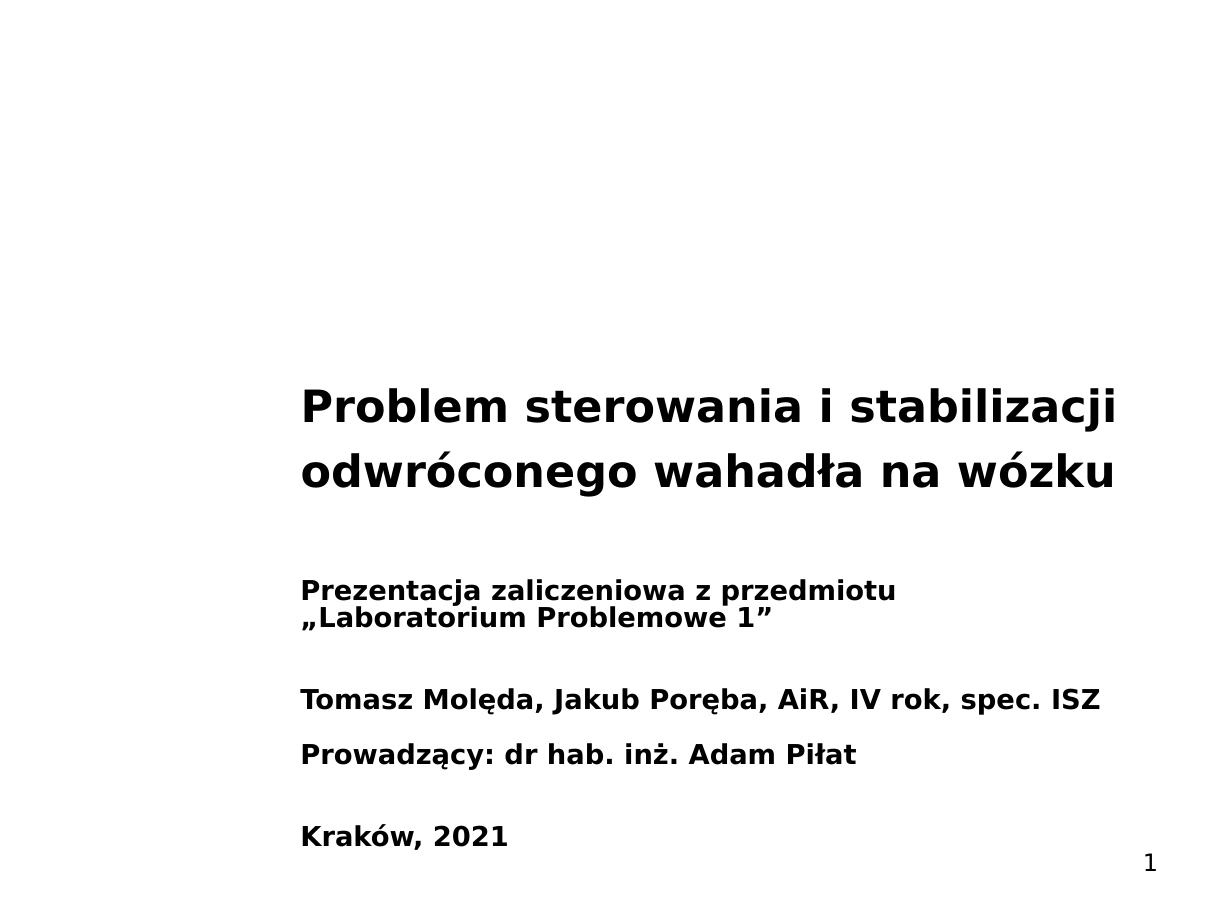
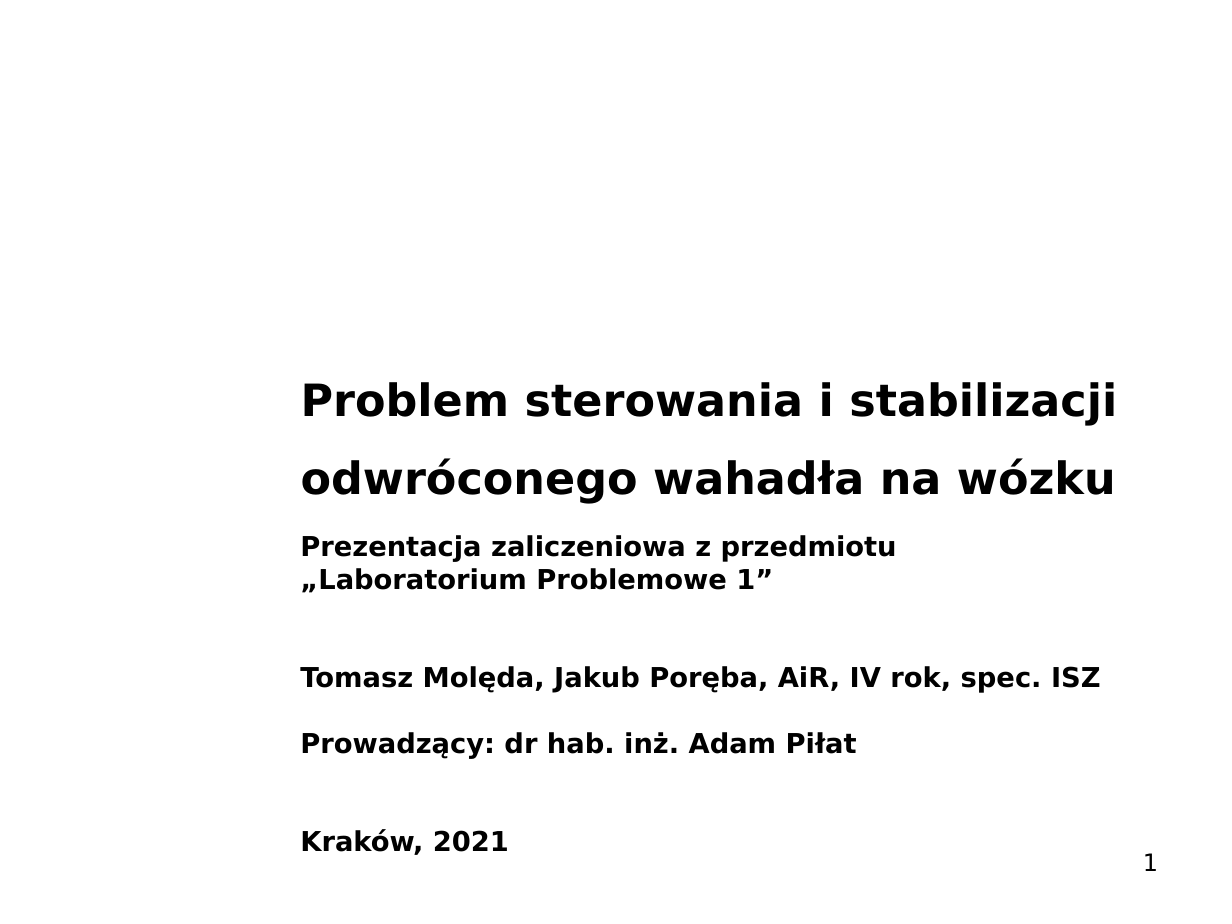
Before and after one commit to WasuMrTomass0/InvertedPendulum, a slide deck: slide 1 of prezentacja_lp1.pptx. Drawn at 1232x924 pixels with LibreOffice and Linux fonts; fonts in the diff are those of the drawing; background and template pictures are left out. Boxes give left, top, right and bottom in pixels: in the first picture for what was removed or moved away, otherwise in the second. Text is boxed around its words. In the diff, an @@ line names an element or a change of style, - is before the commit and + after.

```diff
--- a/prezentacja_lp1.pptx
+++ b/prezentacja_lp1.pptx
@@ title "Problem sterowania i stabilizacji odwróconego ..." at (301, 382, 1117, 504): line spacing 38pt to 1.46 @@
@@ text "Prezentacja zaliczeniowa z przedmiotu": place and size @@
-text "Prezentacja zaliczeniowa z przedmiotu" at (300, 579, 1101, 850)
+text "Prezentacja zaliczeniowa z przedmiotu" at (300, 535, 1101, 855)
@@ text "Prezentacja zaliczeniowa z przedmiotu" at (300, 535, 1101, 855): line spacing 16pt to 1 @@
```
Also in this commit, not shown: 13 other slides changed, 1 slide added.
